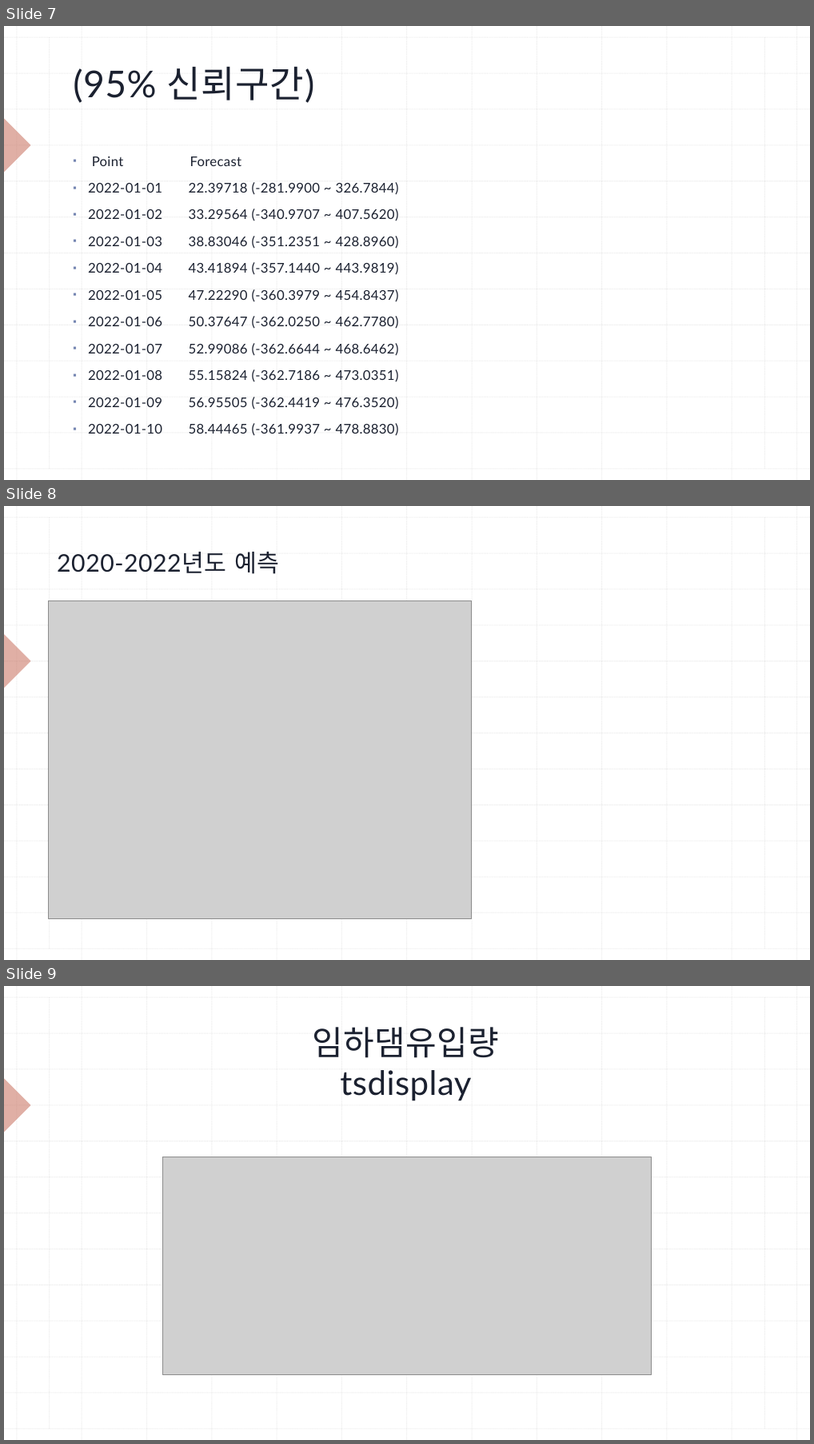
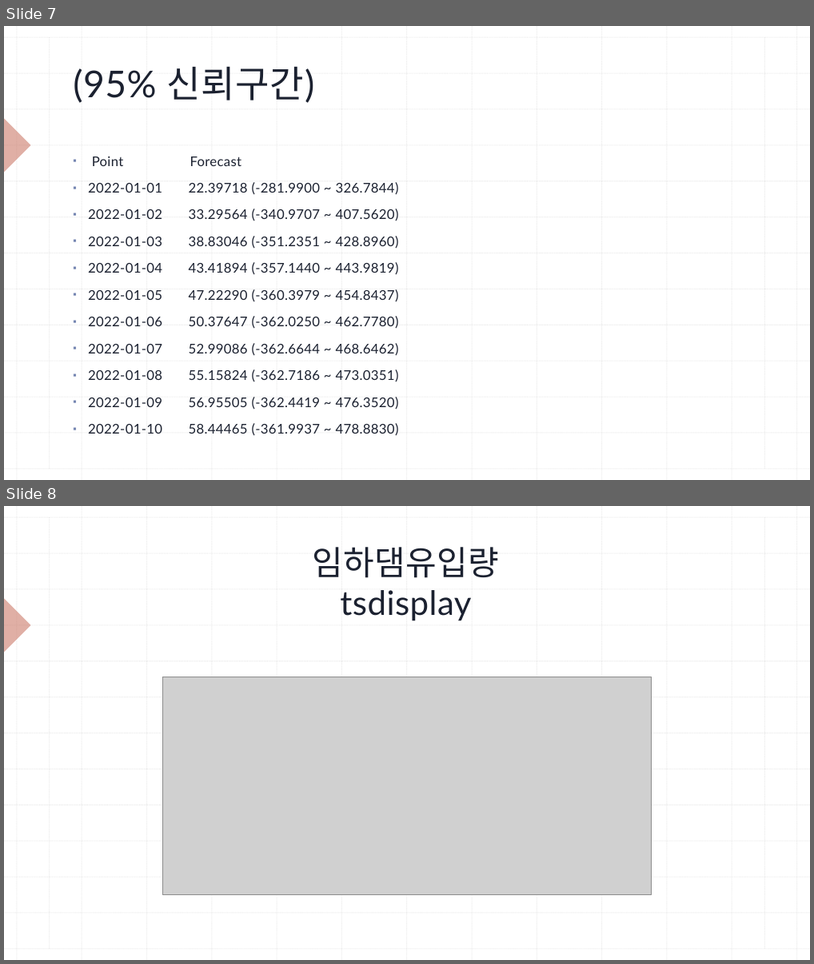
Before and after one commit to cocobyun/timeseries, a slide deck: R프로그램, 파이썬 유량 예측 결과.pptx. Shown one above the other, each under a label of ours: slides 7, 8 and 9 before the commit, slides 7 and 8 after it. The pictures are 814x1444 and 814x964 pixels, drawn with LibreOffice and Linux fonts; fonts in the diff are those of the drawing; grey boxes stand for pictures. Boxes give left, top, right and bottom in pixels: in the first picture for what was removed or moved away, otherwise in the second. Text is boxed around its words. In the diff, an @@ line names an element or a change of style, - is before the commit and + after.

```diff
--- a/R프로그램, 파이썬 유량 예측 결과.pptx
+++ b/R프로그램, 파이썬 유량 예측 결과.pptx
@@ slide 8 removed at [4, 506, 810, 960], background #FFFFFF; not listed: 27 template elements that a slide beside it also shows @@
@@ rectangle removed at [4, 506, 810, 960] @@
@@ group removed at [4, 506, 810, 960]: 28 lines @@
@@ title removed at [57, 552, 279, 574] @@
-2020-2022년도 예측
@@ picture removed at [49, 600, 472, 918] @@
@@ right triangle removed at [4, 634, 30, 688] @@
@@ what was slide 9 is now slide 8 @@
```
Also in this commit, not shown: 1 other file.
